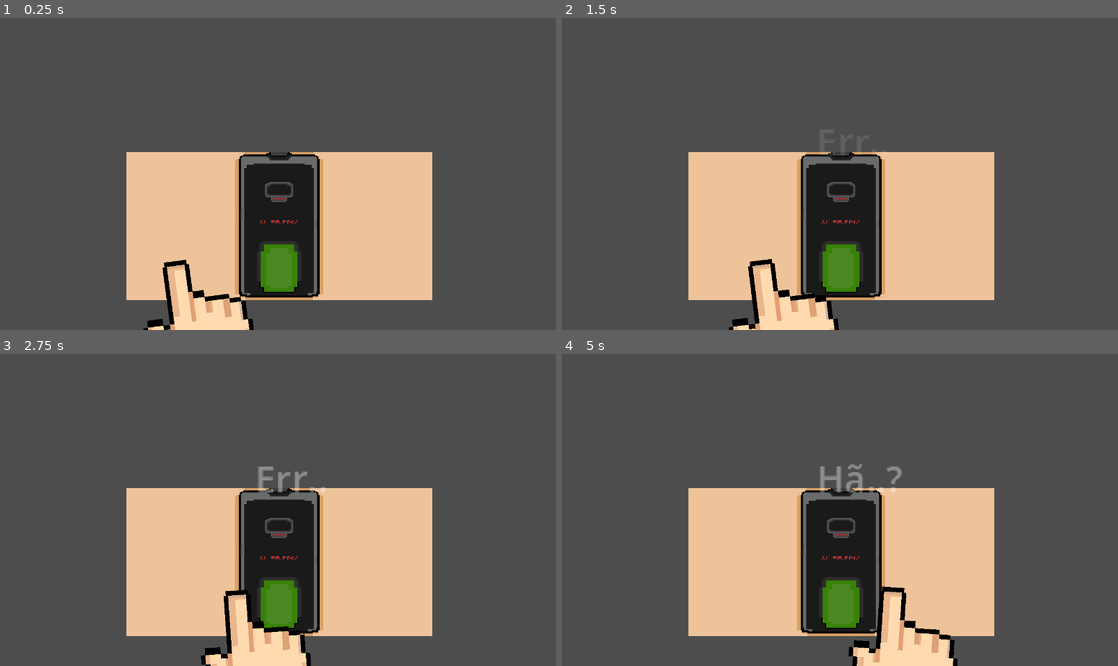
Above: before the commit, frames 1-4 (two rows, left to right).
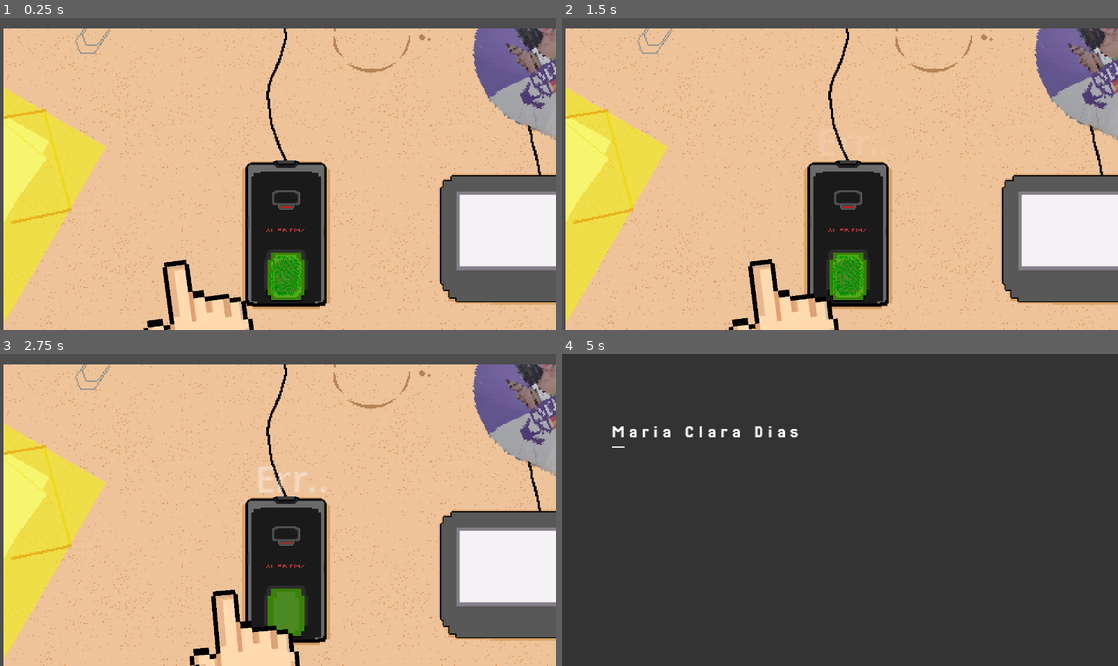
Above: after the commit, the same moments.

Repository: bianca-bezerra/CINExpress
Game: Godot game, scene res://scenes/levels/finger_scene.tscn
Two runs of this game, one before a commit and one after it. Both use one fixed random seed, a clock stepped at 60 frames per second and the inputs below. This scene is started directly instead of the project's main scene.
Inputs:
- Up to frame 1 (0.25 s): no input
- Up to frame 2 (1.5 s): tap Space (space) at 0.6, 1.35 s
- Up to frame 3 (2.75 s): tap Space (space) at 2.1 s
- Up to frame 4 (5 s): tap Space (space) at 2.85, 3.6, 4.35 s

The runs differ from the first frame. In frame 1, 70% of the frame differs, in the area x 0-100%, y 3-100%; in frame 2, 70%; in frame 3, 71%; in frame 4, 99%, in the area x 0-100%, y 0-100%.

Commit message:
feat: adiciona efeitos sonoros iniciais

Diff:
--- a/project.godot
+++ b/project.godot
@@ -20,6 +20,7 @@
 GameManager="*res://scenes/game_manager.tscn"
 SaveManager="*res://scenes/save_manager.tscn"
 PlayerManager="*res://scenes/player_manager.tscn"
+AudioManager="*res://scenes/audio_manager.tscn"
 
 [display]
 
--- /dev/null
+++ b/scenes/audio_manager.tscn
@@ -0,0 +1,11 @@
+[gd_scene load_steps=2 format=3 uid="uid://cqialiiojltnw"]
+
+[ext_resource type="Script" uid="uid://cry66pc4wy6ga" path="res://scripts/audio_manager.gd" id="1_8qd8g"]
+
+[node name="AudioManager" type="Node2D"]
+script = ExtResource("1_8qd8g")
+
+[node name="background" type="AudioStreamPlayer" parent="."]
+volume_db = -0.5
+
+[node name="effects" type="AudioStreamPlayer" parent="."]
--- /dev/null
+++ b/scenes/components/game_type.tscn
@@ -0,0 +1,14 @@
+[gd_scene load_steps=2 format=3 uid="uid://yrnpjaxxbe5o"]
+
+[ext_resource type="Script" uid="uid://chigll168sif8" path="res://scripts/game_type.gd" id="1_7oxss"]
+
+[node name="GameType" type="LineEdit"]
+modulate = Color(1, 1, 1, 0)
+self_modulate = Color(1, 1, 1, 0)
+offset_right = 68.5625
+offset_bottom = 31.0
+drag_and_drop_selection_enabled = false
+script = ExtResource("1_7oxss")
+
+[connection signal="text_changed" from="." to="." method="_on_text_changed"]
+[connection signal="text_submitted" from="." to="." method="_on_text_submitted"]
--- a/scenes/levels/cam_level.gd
+++ b/scenes/levels/cam_level.gd
@@ -6,7 +6,7 @@
 @onready var slider = $VSlider
 @onready var shaderRect = $RectBlur
 @onready var v_slider_default_modulate = $VSlider.modulate
-@onready var floating_text_scene = preload("res://scenes/floating_text.tscn")
+@onready var floating_text_scene = preload("res://scenes/components/floating_text.tscn")
 
 var slider_len = clamp(10 + SLIDER_GROW_FACTOR * GameManager.current_level, 0, MAX_POINTS)
 var point = randi_range(1, slider_len/2)
--- a/scenes/levels/finger_scene.tscn
+++ b/scenes/levels/finger_scene.tscn
@@ -1,26 +1,20 @@
 [gd_scene load_steps=10 format=3 uid="uid://cuyp6bxmyijvn"]
 
 [ext_resource type="Script" uid="uid://bth8stp3ey7b" path="res://scripts/finger_level.gd" id="1_5skfb"]
-[ext_resource type="Texture2D" uid="uid://vuac0l7mxgkv" path="res://assets/sprites/coletor_digital.png" id="2_eni27"]
+[ext_resource type="Texture2D" uid="uid://clyle04neisfe" path="res://assets/sprites/pov_leitor_digital.png" id="2_k7tmn"]
 [ext_resource type="Script" uid="uid://dlledv2s8nm1x" path="res://scripts/finger.gd" id="3_eni27"]
+[ext_resource type="Texture2D" uid="uid://by8f7fiyh44vk" path="res://assets/sprites/leitor.png" id="3_k7tmn"]
 [ext_resource type="Texture2D" uid="uid://b4vqe0lqs3w36" path="res://assets/sprites/mao.png" id="4_kaagg"]
-
-[sub_resource type="AtlasTexture" id="AtlasTexture_kaagg"]
-atlas = ExtResource("2_eni27")
-region = Rect2(0, 0, 264, 128)
-
-[sub_resource type="AtlasTexture" id="AtlasTexture_eni27"]
-atlas = ExtResource("2_eni27")
-region = Rect2(264, 0, 264, 128)
+[ext_resource type="Texture2D" uid="uid://b3p13pu0g6ohv" path="res://assets/sprites/leitor_ativo.png" id="4_vpvu3"]
 
 [sub_resource type="SpriteFrames" id="SpriteFrames_k7tmn"]
 animations = [{
 "frames": [{
 "duration": 1.0,
-"texture": SubResource("AtlasTexture_kaagg")
+"texture": ExtResource("3_k7tmn")
 }, {
 "duration": 1.0,
-"texture": SubResource("AtlasTexture_eni27")
+"texture": ExtResource("4_vpvu3")
 }],
 "loop": true,
 "name": &"default",
@@ -40,13 +34,17 @@
 position = Vector2(240, 204)
 collision_layer = 4
 
+[node name="Sprite2D2" type="Sprite2D" parent="digital_reader"]
+position = Vector2(3, -60)
+texture = ExtResource("2_k7tmn")
+
 [node name="Sprite2D" type="AnimatedSprite2D" parent="digital_reader"]
-position = Vector2(0.99999267, -24)
+position = Vector2(6.999993, -17)
 sprite_frames = SubResource("SpriteFrames_k7tmn")
-frame_progress = 0.49256065
+frame_progress = 0.47124112
 
 [node name="CollisionShape2D" type="CollisionShape2D" parent="digital_reader"]
-position = Vector2(1, 36)
+position = Vector2(7, 16)
 shape = SubResource("RectangleShape2D_21gu7")
 
 [node name="Finger" type="CharacterBody2D" parent="."]
--- /dev/null
+++ b/scenes/levels/game_button.tscn
@@ -0,0 +1,15 @@
+[gd_scene load_steps=3 format=3 uid="uid://duma53j5l7fqo"]
+
+[ext_resource type="Script" uid="uid://blyqdi7p7gtnv" path="res://scripts/game_button.gd" id="1_wwge4"]
+
+[sub_resource type="Theme" id="Theme_h3swb"]
+
+[node name="StartButton" type="Button"]
+theme = SubResource("Theme_h3swb")
+theme_override_font_sizes/font_size = 8
+text = "JOGAR"
+script = ExtResource("1_wwge4")
+
+[connection signal="focus_entered" from="." to="." method="_on_focus_entered"]
+[connection signal="focus_exited" from="." to="." method="_on_focus_exited"]
+[connection signal="pressed" from="." to="." method="_on_pressed"]
--- a/scenes/levels/menu_scene.tscn
+++ b/scenes/levels/menu_scene.tscn
@@ -2,12 +2,11 @@
 
 [ext_resource type="Script" uid="uid://dliyiku3wym45" path="res://scripts/title_scene.gd" id="1_h3swb"]
 [ext_resource type="FontFile" uid="uid://28uh6cr1uypa" path="res://assets/fonts/Jersey25-Regular.ttf" id="2_862h5"]
+[ext_resource type="PackedScene" uid="uid://duma53j5l7fqo" path="res://scenes/levels/game_button.tscn" id="3_0cg38"]
 
 [sub_resource type="Theme" id="Theme_0cg38"]
 default_font = ExtResource("2_862h5")
 RichTextLabel/font_sizes/normal_font_size = 32
-
-[sub_resource type="Theme" id="Theme_h3swb"]
 
 [node name="TitleScene" type="Node2D"]
 script = ExtResource("1_h3swb")
@@ -70,15 +69,11 @@
 grow_horizontal = 2
 grow_vertical = 2
 
-[node name="StartButton" type="Button" parent="GUI/ButtonGroup"]
+[node name="StartButton" parent="GUI/ButtonGroup" instance=ExtResource("3_0cg38")]
 layout_mode = 2
-theme = SubResource("Theme_h3swb")
-theme_override_font_sizes/font_size = 8
-text = "JOGAR"
 
-[node name="ExitButton" type="Button" parent="GUI/ButtonGroup"]
+[node name="ExitButton" parent="GUI/ButtonGroup" instance=ExtResource("3_0cg38")]
 layout_mode = 2
-theme_override_font_sizes/font_size = 8
 text = "SAIR"
 
 [connection signal="pressed" from="GUI/ButtonGroup/StartButton" to="." method="_on_start_button_pressed"]
--- a/scenes/levels/type_quickly.tscn
+++ b/scenes/levels/type_quickly.tscn
@@ -1,7 +1,8 @@
-[gd_scene load_steps=3 format=3 uid="uid://dbgncko8kqajj"]
+[gd_scene load_steps=4 format=3 uid="uid://dbgncko8kqajj"]
 
 [ext_resource type="Script" uid="uid://cavxmkxm3gft0" path="res://scripts/quickly_type_level.gd" id="1_jac8s"]
 [ext_resource type="FontFile" uid="uid://e05kcorrkffc" path="res://assets/poorhandwriting.ttf" id="2_pwse7"]
+[ext_resource type="PackedScene" uid="uid://yrnpjaxxbe5o" path="res://scenes/components/game_type.tscn" id="3_ufyvn"]
 
 [node name="QuicklyTypeLevel" type="Node2D"]
 script = ExtResource("1_jac8s")
@@ -26,11 +27,6 @@
 size_flags_horizontal = 0
 size_flags_vertical = 8
 
-[node name="InputLineEdit" type="LineEdit" parent="."]
-modulate = Color(1, 1, 1, 0)
-self_modulate = Color(1, 1, 1, 0)
-offset_right = 68.5625
-offset_bottom = 31.0
-drag_and_drop_selection_enabled = false
+[node name="InputLineEdit" parent="." instance=ExtResource("3_ufyvn")]
 
-[connection signal="text_changed" from="InputLineEdit" to="." method="_on_text_changed"]
+[connection signal="text_change_rejected" from="InputLineEdit" to="." method="_on_input_line_edit_text_change_rejected"]
--- a/scenes/levels/username_scene.tscn
+++ b/scenes/levels/username_scene.tscn
@@ -1,6 +1,7 @@
-[gd_scene load_steps=2 format=3 uid="uid://cx7cu3vfvagu6"]
+[gd_scene load_steps=3 format=3 uid="uid://cx7cu3vfvagu6"]
 
 [ext_resource type="Script" uid="uid://b4kvlqnohlgll" path="res://scripts/username_scene.gd" id="1_0tmcr"]
+[ext_resource type="PackedScene" uid="uid://yrnpjaxxbe5o" path="res://scenes/components/game_type.tscn" id="2_e03c0"]
 
 [node name="UsernameScene" type="Node2D"]
 script = ExtResource("1_0tmcr")
@@ -17,10 +18,13 @@
 size_flags_vertical = 4
 text = "Como você se chama?"
 
-[node name="NameInput" type="LineEdit" parent="."]
-offset_left = 81.0
+[node name="NameInput" parent="." instance=ExtResource("2_e03c0")]
+modulate = Color(1, 1, 1, 1)
+self_modulate = Color(1, 1, 1, 1)
+offset_left = 82.0
 offset_top = 96.0
 offset_right = 359.0
 offset_bottom = 127.0
 
 [connection signal="text_submitted" from="NameInput" to="." method="_on_name_input_text_submitted"]
+[connection signal="text_submitted" from="NameInput" to="." method="_on_name_input_2_text_submitted"]
--- /dev/null
+++ b/scripts/audio_manager.gd
@@ -0,0 +1,28 @@
+extends Node2D
+@onready var _background_stream = $background
+@onready var _sfx_stream = $effects
+
+
+var _sfxs = {
+	"button_hover": preload("res://assets/audio/botao_meleca.mp3"),
+	"button_click": preload("res://assets/audio/click_adam_sandler.mp3"),
+	"combo_sound" : preload("res://assets/audio/pirilimpompom(combo).mp3"),
+	"right_hit" : "",
+	"wrong_hit": preload("res://assets/audio/wrong_hit.wav"),
+	"text_type": preload("res://assets/audio/text_type.wav")
+}
+
+func _ready() -> void:
+	_background_stream.play()
+
+func toggle_background_song():
+	_background_stream.stream_paused = false if _background_stream.stream_paused else true
+
+func play_sfx(sound_name: String, pitch_scale: float = 1.0):
+	var song = _sfxs.get(sound_name)
+	if not song:
+		push_error("O som %s não foi registrado" % song)
+	_sfx_stream.stream = song
+	_sfx_stream.pitch_scale = pitch_scale
+	if not _sfx_stream.playing:
+		_sfx_stream.play()
--- a/scripts/finger.gd
+++ b/scripts/finger.gd
@@ -42,7 +42,7 @@
 	_level.spawn_motivation_text()
 	can_move = false
 	if _level.win_timer.is_stopped():
-		_level.win_timer.start(1.2)
+		_level.win_timer.start(1.3)
 	if _is_in_scoring_zone and score_percentage > 0:
 		_initial_pos = _dest
 		_level.can_win = true
@@ -51,6 +51,7 @@
 		PlayerManager.add_score(points_added)
 		_tween.tween_property(self, "position:y", _initial_pos, 0.5)
 		return
+	AudioManager.play_sfx("wrong_hit")
 	_tween.tween_property(self, "position:y", _initial_pos, 1.3).from(_dest)
 
 
--- a/scripts/finger_level.gd
+++ b/scripts/finger_level.gd
@@ -4,11 +4,11 @@
 @onready var win_timer = $WinTimer
 @onready var finger = $Finger
 @onready var digital_reader_sprite = $digital_reader/Sprite2D
-@onready var floating_text_scene = preload("res://scenes/floating_text.tscn")
+@onready var floating_text_scene = preload("res://scenes/components/floating_text.tscn")
 
 var can_win := false
 var can_try := false
-var _animation_played := false
+var _animation_stopped := false
 
 
 var perfect_phrases = [
@@ -51,12 +51,15 @@
 	floating_text.global_position = $FeedbackMarker.global_position
 	add_child(floating_text)
 
+func _ready() -> void:
+	digital_reader_sprite.play()
 
 func _process(_delta: float) -> void:
 	$Finger/DebugLabel.text = "is win? %s | score %.2f" % [can_win, finger.score_percentage]
-	if can_win and not _animation_played:
-		digital_reader_sprite.play()
-		_animation_played = true
+	if can_win and not _animation_stopped:
+		digital_reader_sprite.frame = 1
+		digital_reader_sprite.pause()
+		_animation_stopped = true
 
 func _on_win_timer_timeout() -> void:
 	GameManager.game_timer.paused = false
--- /dev/null
+++ b/scripts/game_button.gd
@@ -0,0 +1,11 @@
+extends Button
+class_name GameButton
+
+func _on_pressed() -> void:
+	AudioManager.play_sfx("button_click")
+
+func _on_focus_entered() -> void:
+	AudioManager.play_sfx("button_hover")
+
+func _on_focus_exited() -> void:
+	pass # Replace with function body.
--- /dev/null
+++ b/scripts/game_type.gd
@@ -0,0 +1,9 @@
+extends LineEdit
+class_name GameType
+
+
+func _on_text_changed(_new_text: String) -> void:
+	AudioManager.play_sfx("text_type")
+
+func _on_text_submitted(_new_text: String) -> void:
+	AudioManager.play_sfx("button_click")
--- a/scripts/game_ui.gd
+++ b/scripts/game_ui.gd
@@ -4,8 +4,8 @@
 @onready var timer_progress: Label = $TimerLabel
 @onready var wallet: Label = $WalletLabel
 
-var floating_text_scene: PackedScene = preload("res://scenes/floating_text.tscn")
-
+var floating_text_scene: PackedScene = preload("res://scenes/components/floating_text.tscn")
+var _score_to_show = 0.0
 func update_score_text():
 	$ScoreLabel.text = "SCORE: %.2f" % PlayerManager.get_score()
 
--- a/scripts/player_manager.gd
+++ b/scripts/player_manager.gd
@@ -18,6 +18,7 @@
 	_current_player_data["name"] = player_name
 
 func add_score(score: float):
+	AudioManager.play_sfx("combo_sound")
 	print("adicionando %.2f" % score)
 	_current_player_data["score"] += score
 	score_chaged.emit(score)
--- a/scripts/quickly_type_level.gd
+++ b/scripts/quickly_type_level.gd
@@ -2,7 +2,7 @@
 class_name QuicklyType
 
 # Preload da cena para a letra
-const type_feedback_write = preload("res://scenes/type_feeadback_write.tscn")
+const type_feedback_write = preload("res://scenes/components/type_feeadback_write.tscn")
 
 # Referências aos nós da cena (Onready vars)
 @onready var hflow_container: HFlowContainer = $HFlowContainer
--- a/scripts/title_scene.gd
+++ b/scripts/title_scene.gd
@@ -29,7 +29,6 @@
 		_angle += delta * 2
 		dash_children[ind].position.y = 10 * cos(_angle + (ind+1))
 
-
 func _on_exit_button_pressed() -> void:
 	get_tree().quit()
 
Not shown, added: assets/audio/botao_meleca.mp3.import
Not shown, added: assets/audio/click_adam_sandler.mp3.import
Not shown, added: assets/audio/pirilimpompom(combo).mp3.import
Not shown, added: assets/audio/text_type.wav.import
Not shown, added: assets/audio/wrong_hit.wav.import
Binary file added: assets/sprites/leitor.png
Not shown, added: assets/sprites/leitor.png.import
Binary file added: assets/sprites/leitor_ativo.png
Not shown, added: assets/sprites/leitor_ativo.png.import
Binary file added: assets/sprites/pov_leitor_digital.png
Not shown, added: assets/sprites/pov_leitor_digital.png.import
Not shown: 2 places in scenes/components/floating_text.tscn that only renumber resources
(and 9 more such lines)
